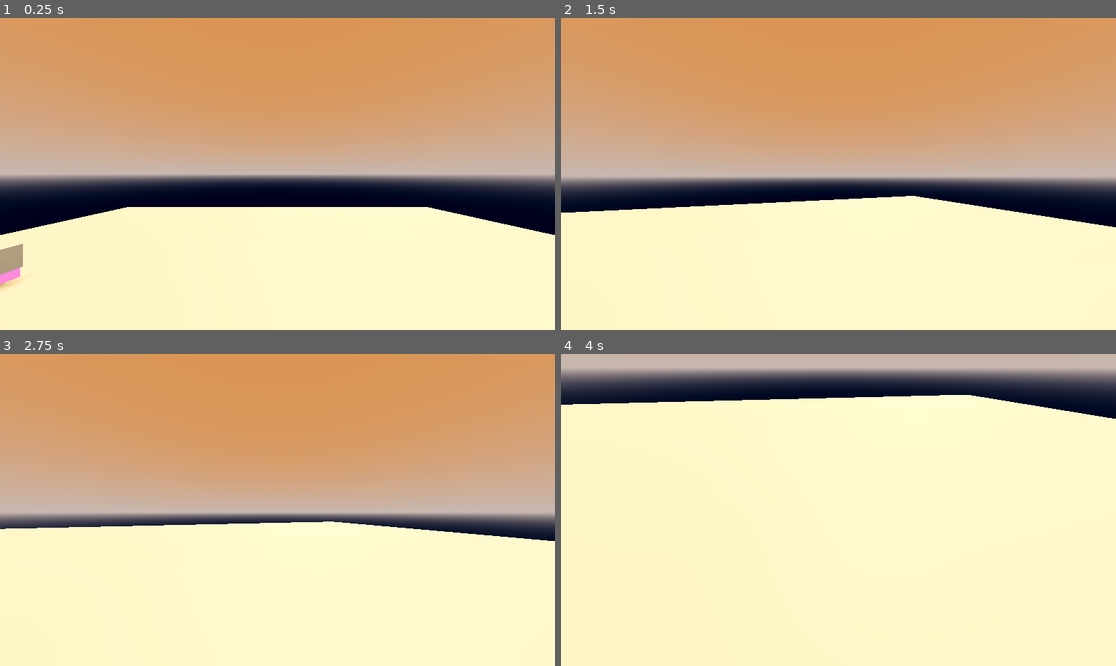
Above: before the commit, frames 1-4 (two rows, left to right).
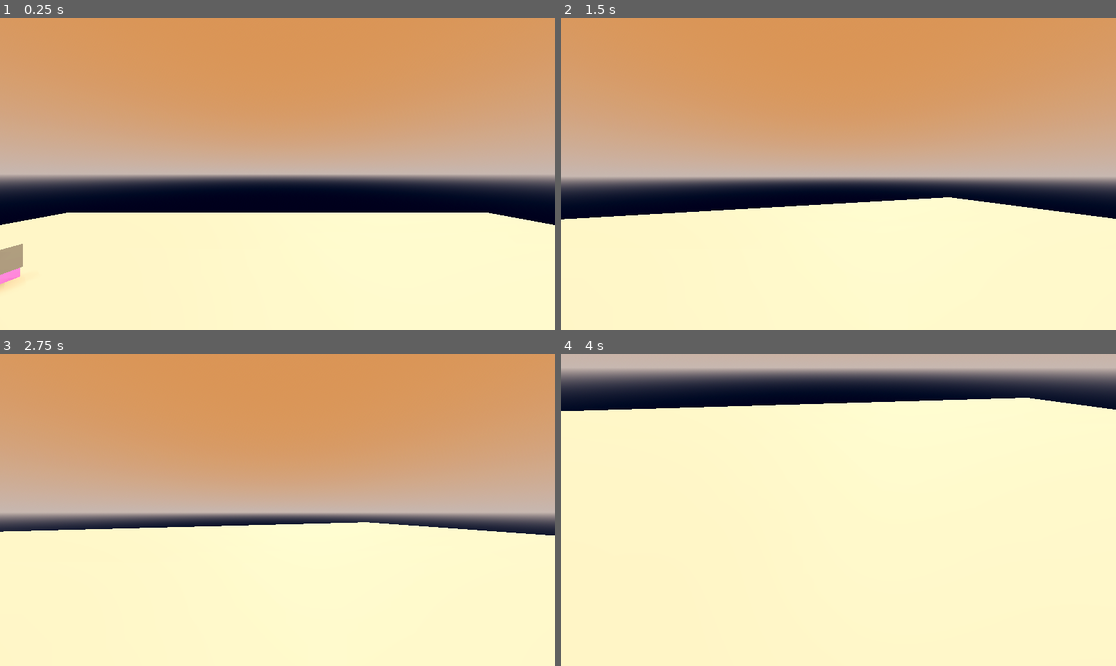
Above: after the commit, the same moments.

Repository: Slippery-Marker/TMTV_SJ2025
Game: Godot game, scene res://Scenes/Levels/test.tscn
The game is run twice, just before and just after one commit, with the same random seed, the same clock (stepped at 60 frames per second) and the same inputs. The project has no main scene, so this scene is started directly.
Inputs (mouse positions are in pixels of both pictures, inside the frame that each line leads up to):
- Up to frame 1 (0.25 s): no input
- Up to frame 2 (1.5 s): move the mouse to (866, 174) at 0.52 s; hold W (mforward) 0.53-1.28 s; hold Tab (act4) 0.53-1.28 s; tap Space (jump) at 0.77 s; tap Enter at 1.25 s; move the mouse to (727, 189) at 1.27 s; hold S (mbackward) from 1.28 s (still down); tap F (int1) at 1.35 s
- Up to frame 3 (2.75 s): tap Space (jump) at 1.52, 2 s; move the mouse to (333, 441) at 2.02 s; release S (mbackward) at 2.03 s; hold D (mrightward) from 2.03 s (still down); hold Tab (act4) from 2.03 s (still down)
- Up to frame 4 (4 s): move the mouse to (832, 516) at 2.77 s; release D (mrightward) at 2.78 s; release Tab (act4) at 2.78 s; hold W (mforward) from 2.78 s (still down); tap F (int1) at 2.85 s; tap Space (jump) at 3.02, 3.77 s; move the mouse to (877, 513) at 3.52 s; hold Tab (act4) from 3.53 s (still down)

The runs differ from the first frame. In frame 1, 1.9% of the frame differs, in the area x 0-100%, y 60-86%; in frame 2, 1.7%; in frame 3, 0.9%; in frame 4, 1.9%.

Commit message:
indentation fix

Diff:
--- a/Scenes/Levels/test.tscn
+++ b/Scenes/Levels/test.tscn
@@ -35,7 +35,7 @@
 
 [node name="CSGBox3D" type="CSGBox3D" parent="."]
 use_collision = true
-size = Vector3(41.731445, 0.087890625, 56.51758)
+size = Vector3(50, 0.088, 50)
 
 [node name="PlayerController" parent="." instance=ExtResource("1_cmgem")]
 transform = Transform3D(1, 0, 0, 0, 1, 0, 0, 0, 1, 0, 3.3782954, -6.0653076)
--- a/programs/player_brain.gd
+++ b/programs/player_brain.gd
@@ -22,7 +22,7 @@
 	if Input.mouse_mode == Input.MOUSE_MODE_CAPTURED:
 		mmouse.update_camera(delta)
 		movement.handle_movement(delta)
-	interact._process()
+		interact._process()
 func _input(event):
 	#NOTE: Closes game with ESC.
 	if event.is_action_pressed("exit"):
--- a/project.godot
+++ b/project.godot
@@ -98,5 +98,6 @@
 
 [rendering]
 
-renderer/rendering_method="mobile"
+lights_and_shadows/directional_shadow/soft_shadow_filter_quality=5
+lights_and_shadows/positional_shadow/soft_shadow_filter_quality=5
 anti_aliasing/quality/msaa_3d=3
